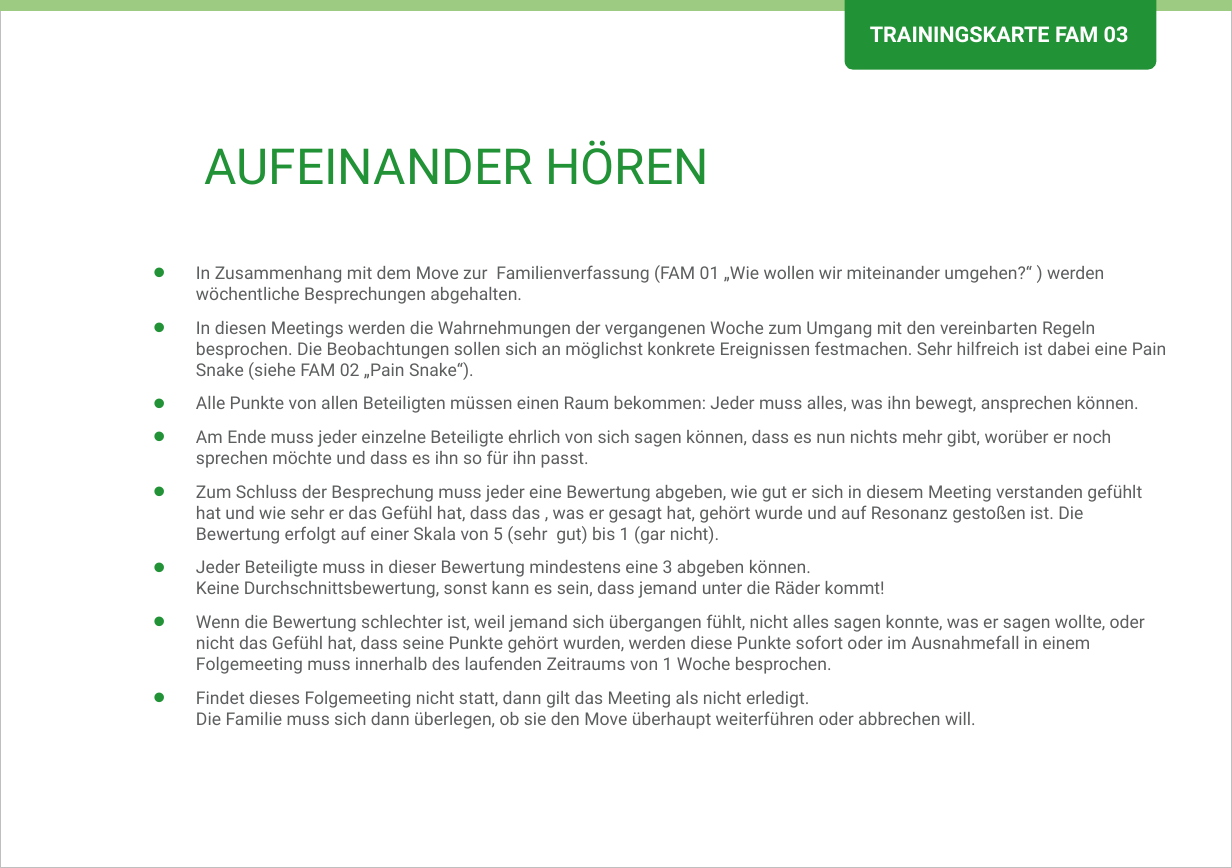
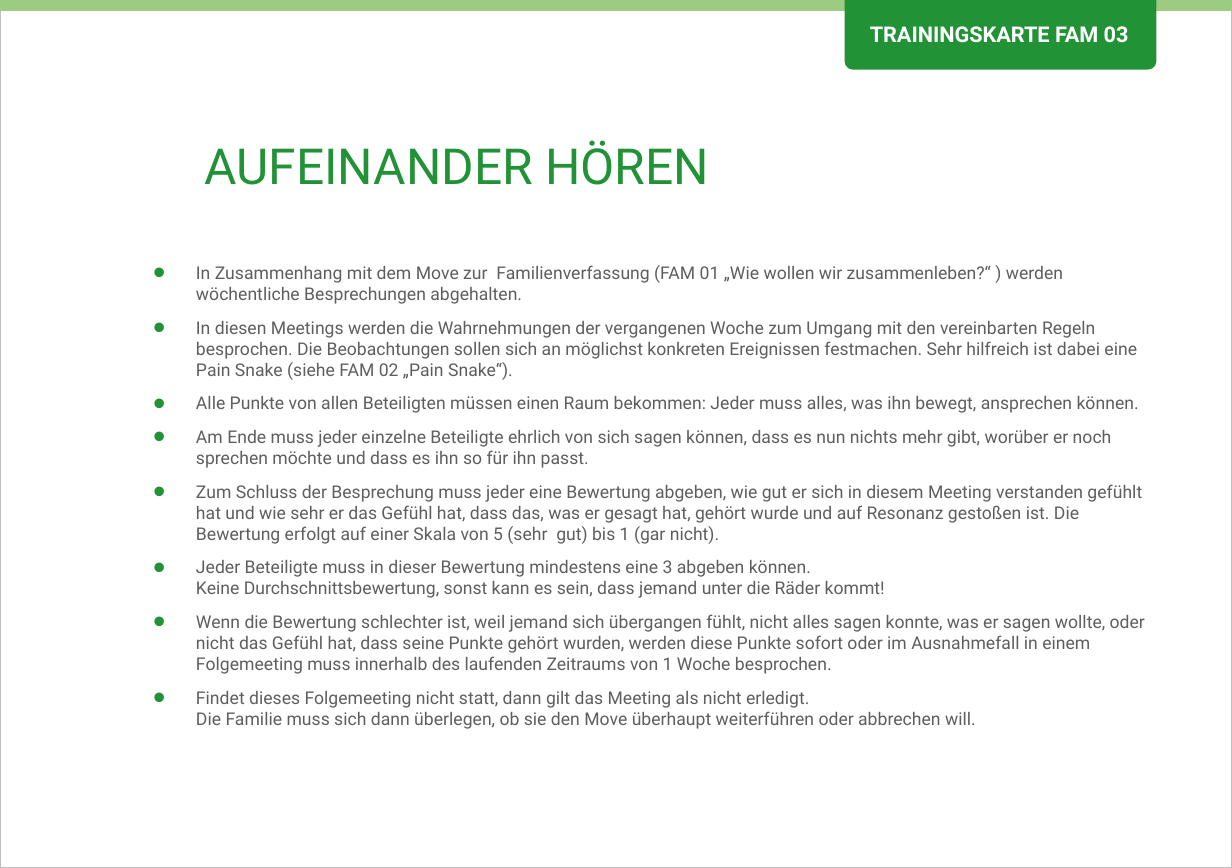
Before and after one commit to Teamtool/training-materials, a slide deck: slide 1 of emotional erwachsen/Family (FAM)/ger_FAM_03_Aufeinander_hoeren.pptx. Drawn at 1232x868 pixels with LibreOffice and Linux fonts; fonts in the diff are those of the drawing; background and template pictures are left out. Boxes give left, top, right and bottom in pixels: in the first picture for what was removed or moved away, otherwise in the second. Text is boxed around its words. In the diff, an @@ line names an element or a change of style, - is before the commit and + after.

```diff
--- a/emotional erwachsen/Family (FAM)/ger_FAM_03_Aufeinander_hoeren.pptx
+++ b/emotional erwachsen/Family (FAM)/ger_FAM_03_Aufeinander_hoeren.pptx
@@ text at [196, 265, 1137, 380]: text changed @@
-• In Zusammenhang mit dem Move zur Familienverfassung (FAM 01 „Wie wollen wir miteinander umgehen?“ ) werden wöchentliche Besprechungen abgehalten.
-• In diesen Meetings werden die Wahrnehmungen der vergangenen Woche zum Umgang mit den vereinbarten Regeln besprochen. Die Beobachtungen sollen sich an möglichst konkrete Ereignissen festmachen. Sehr hilfreich ist dabei eine Pain Snake (siehe FAM 02 „Pain Snake“).
+• In Zusammenhang mit dem Move zur Familienverfassung (FAM 01 „Wie wollen wir zusammenleben?“ ) werden wöchentliche Besprechungen abgehalten.
+• In diesen Meetings werden die Wahrnehmungen der vergangenen Woche zum Umgang mit den vereinbarten Regeln besprochen. Die Beobachtungen sollen sich an möglichst konkreten Ereignissen festmachen. Sehr hilfreich ist dabei eine Pain Snake (siehe FAM 02 „Pain Snake“).
@@ text at [196, 484, 1142, 544]: spaces changed @@
-• Zum Schluss der Besprechung muss jeder eine Bewertung abgeben, wie gut er sich in diesem Meeting verstanden gefühlt hat und wie sehr er das Gefühl hat, dass das , was er gesagt hat, gehört wurde und auf Resonanz gestoßen ist. Die Bewertung erfolgt auf einer Skala von 5 (sehr gut) bis 1 (gar nicht).
+• Zum Schluss der Besprechung muss jeder eine Bewertung abgeben, wie gut er sich in diesem Meeting verstanden gefühlt hat und wie sehr er das Gefühl hat, dass das, was er gesagt hat, gehört wurde und auf Resonanz gestoßen ist. Die Bewertung erfolgt auf einer Skala von 5 (sehr gut) bis 1 (gar nicht).
```
Also in this commit, not shown: 1 other slide changed, 3 other files.
